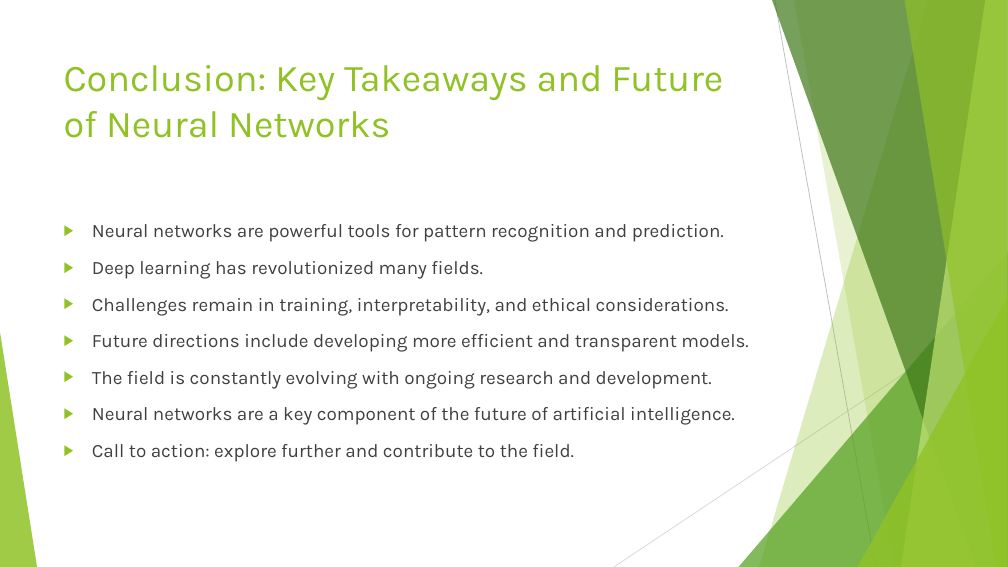
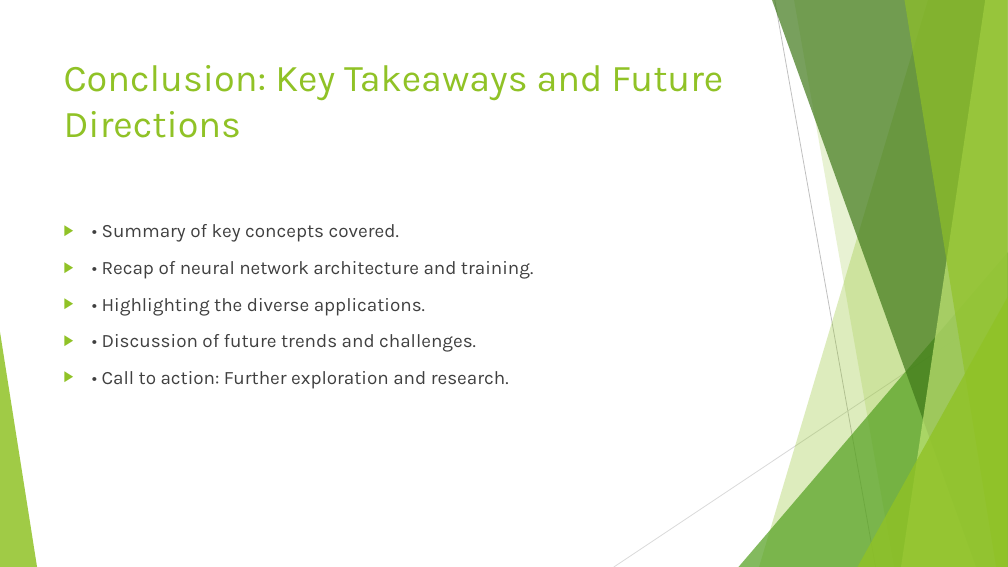
Before and after one commit to shubhamb025/Pdf_to_presentation_GenAI, a slide deck: slide 12 of output/topic_neural_networks.pptx. Drawn at 1008x567 pixels with LibreOffice and Linux fonts; fonts in the diff are those of the drawing. Boxes give left, top, right and bottom in pixels: in the first picture for what was removed or moved away, otherwise in the second. Text is boxed around its words. In the diff, an @@ line names an element or a change of style, - is before the commit and + after.

```diff
--- a/output/topic_neural_networks.pptx
+++ b/output/topic_neural_networks.pptx
@@ title at (x1=64, y1=65, x2=723, y2=138): text changed @@
-Conclusion: Key Takeaways and Future of Neural Networks
+Conclusion: Key Takeaways and Future Directions
@@ text at (x1=102, y1=224, x2=533, y2=389): text changed @@
-▶ Neural networks are powerful tools for pattern recognition and prediction.
-▶ Deep learning has revolutionized many fields.
-▶ Challenges remain in training, interpretability, and ethical considerations.
-▶ Future directions include developing more efficient and transparent models.
-▶ The field is constantly evolving with ongoing research and development.
-▶ Neural networks are a key component of the future of artificial intelligence.
-▶ Call to action: explore further and contribute to the field.
+▶ • Summary of key concepts covered.
+▶ • Recap of neural network architecture and training.
+▶ • Highlighting the diverse applications.
+▶ • Discussion of future trends and challenges.
+▶ • Call to action: Further exploration and research.
```
Also in this commit, not shown: 7 other slides changed, 3 slides added, 3 slides removed, 9 other files.
